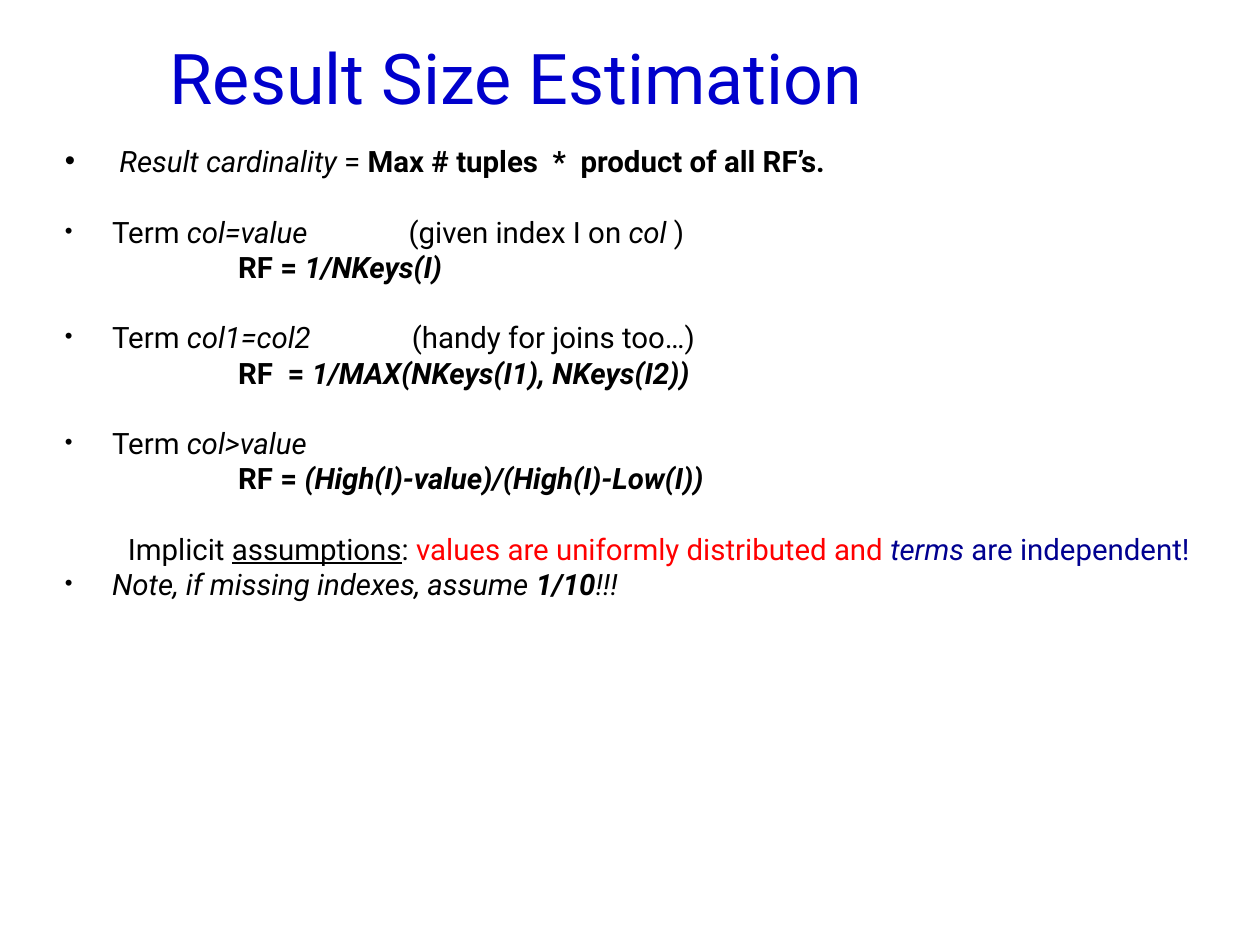
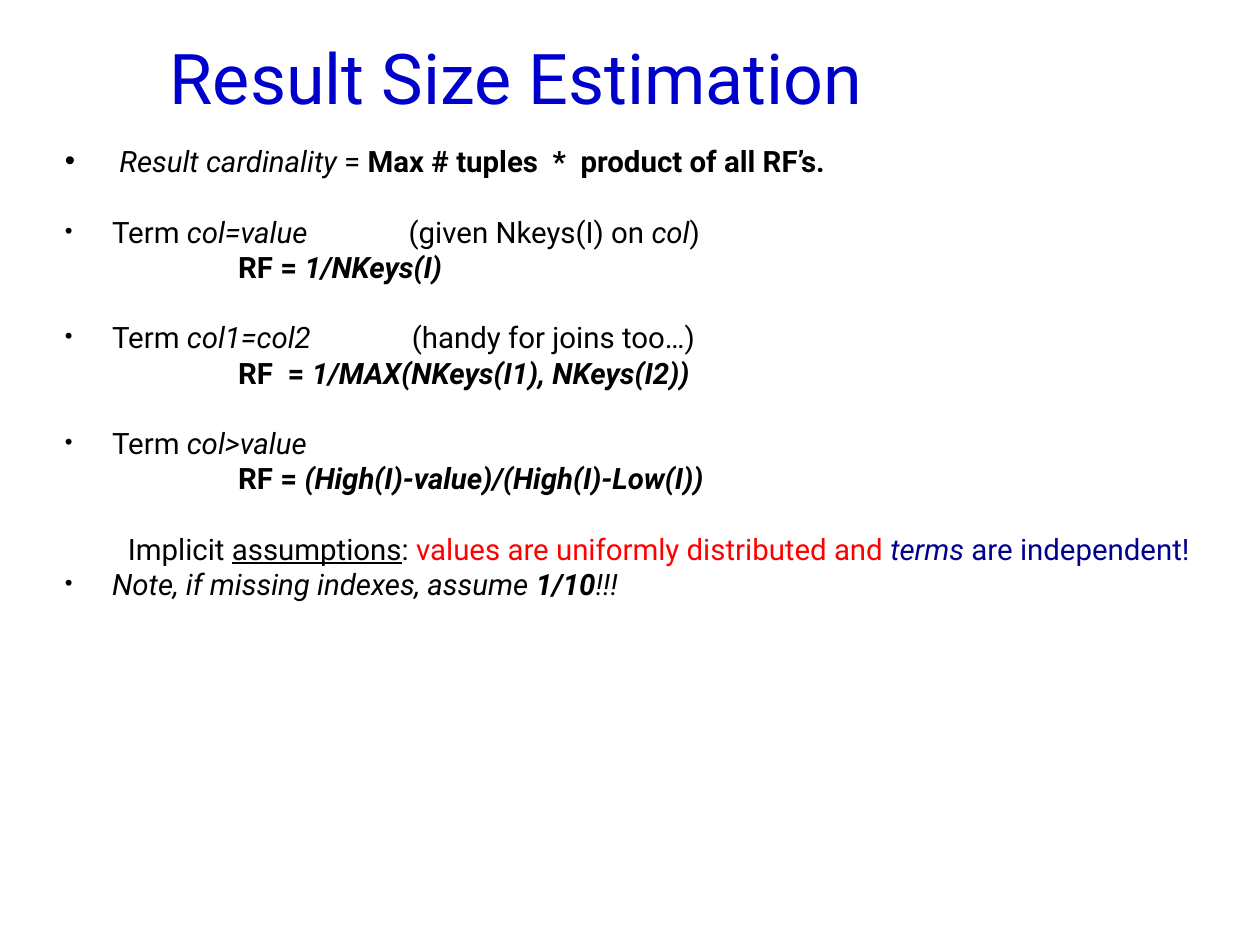
Before and after one commit to jhellerstein/cs186-09, a slide deck: slide 29 of lecs/16.QueryOpt.ppt. Drawn at 1260x945 pixels with LibreOffice and Linux fonts; fonts in the diff are those of the drawing; background and template pictures are left out. Boxes give left, top, right and bottom in pixels: in the first picture for what was removed or moved away, otherwise in the second. Text is boxed around its words. In the diff, an @@ line names an element or a change of style, - is before the commit and + after.

```diff
--- a/lecs/16.QueryOpt.ppt
+++ b/lecs/16.QueryOpt.ppt
@@ text at (112, 219, 700, 250): text changed @@
-• Term col=value (given index I on col )
+• Term col=value (given Nkeys(I) on col)
```
Also in this commit, not shown: 13 other slides changed, 15 slides added, 1 other file.
